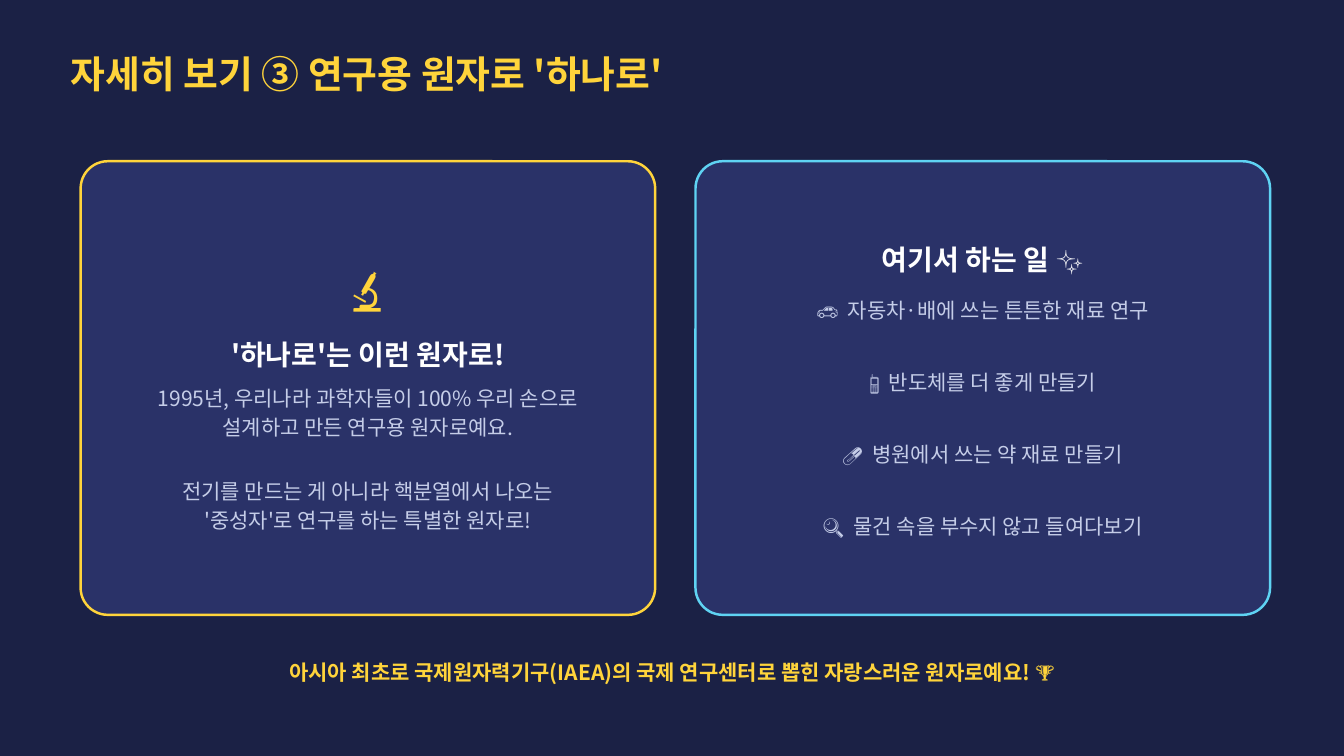
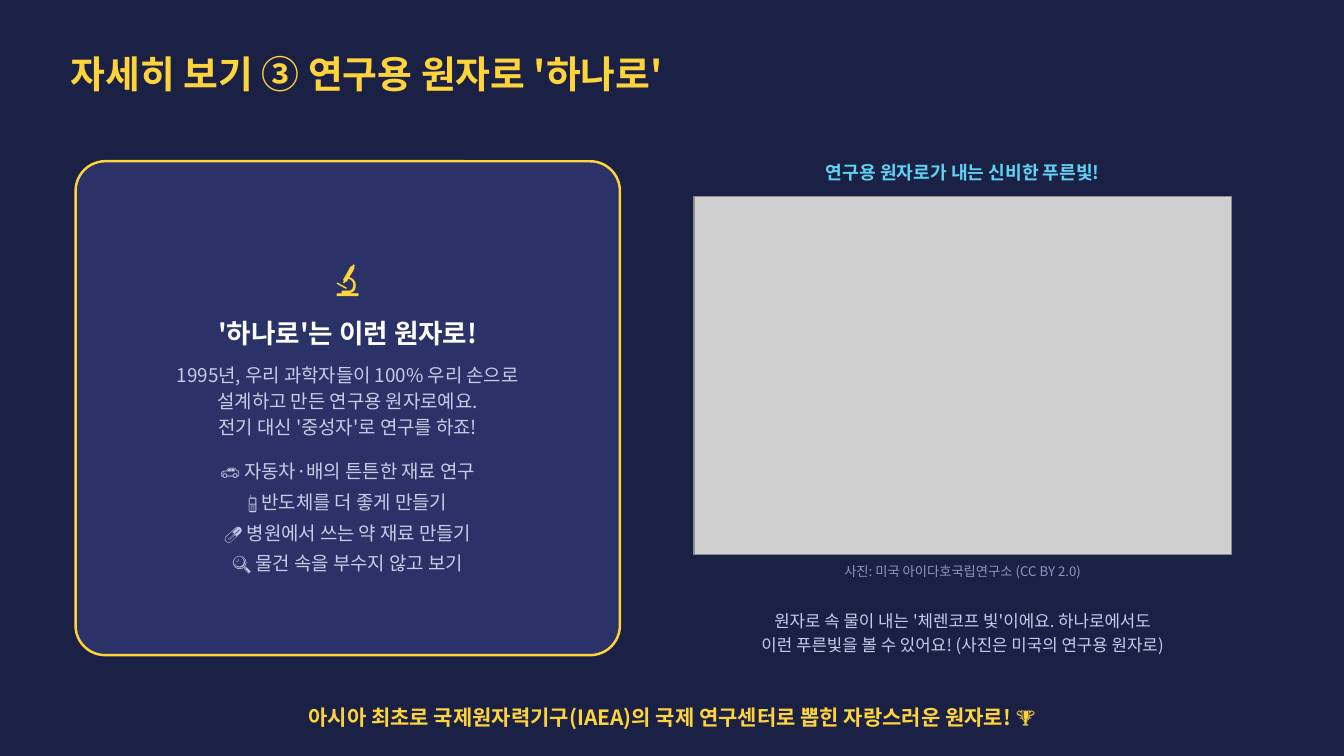
Before and after one commit to parksang-jun/ecture-materials, a slide deck: slide 9 of 강의자료/1일 어린이 연구원_초등 3-4학년용.pptx (slide 8 before the commit). Drawn at 1344x756 pixels with LibreOffice and Linux fonts; fonts in the diff are those of the drawing; grey boxes stand for pictures. Boxes give left, top, right and bottom in pixels: in the first picture for what was removed or moved away, otherwise in the second. Text is boxed around its words. In the diff, an @@ line names an element or a change of style, - is before the commit and + after.

```diff
--- a/강의자료/1일 어린이 연구원_초등 3-4학년용.pptx
+++ b/강의자료/1일 어린이 연구원_초등 3-4학년용.pptx
@@ rounded rectangle "🔬" resized from (x1=81, y1=161, x2=655, y2=615) to (x1=76, y1=161, x2=620, y2=655) @@
@@ rounded rectangle removed at (x1=696, y1=161, x2=1270, y2=615) @@
-여기서 하는 일 ✨
-🚗 자동차·배에 쓰는 튼튼한 재료 연구
-📱 반도체를 더 좋게 만들기
-💊 병원에서 쓰는 약 재료 만들기
-🔍 물건 속을 부수지 않고 들여다보기
@@ text added at (x1=826, y1=163, x2=1100, y2=181), 13 pt, text #5FD3F3, bold @@
+연구용 원자로가 내는 신비한 푸른빛!
@@ picture added at (x1=694, y1=197, x2=1231, y2=555) @@
@@ text in rounded rectangle at (x1=218, y1=320, x2=477, y2=346): size 40 to 32 pt in "🔬"; size 20 to 19 pt in "'하나로'는 이런 원자로!"; less space between paragraphs @@
@@ text in rounded rectangle at (x1=177, y1=366, x2=519, y2=572): text changed; size 15 to 13.5 pt @@
-1995년, 우리나라 과학자들이 100% 우리 손으로
-설계하고 만든 연구용 원자로예요.
-전기를 만드는 게 아니라 핵분열에서 나오는
-'중성자'로 연구를 하는 특별한 원자로!
+1995년, 우리 과학자들이 100% 우리 손으로
+설계하고 만든 연구용 원자로예요.
+전기 대신 '중성자'로 연구를 하죠!
+🚗 자동차·배의 튼튼한 재료 연구
+📱 반도체를 더 좋게 만들기
+💊 병원에서 쓰는 약 재료 만들기
+🔍 물건 속을 부수지 않고 보기
@@ text added at (x1=844, y1=565, x2=1081, y2=579), 9.5 pt, text #8D97C4 @@
+사진: 미국 아이다호국립연구소 (CC BY 2.0)
@@ text added at (x1=761, y1=613, x2=1164, y2=654), 12 pt, text #C5CDE8 @@
+원자로 속 물이 내는 '체렌코프 빛'이에요. 하나로에서도
+이런 푸른빛을 볼 수 있어요! (사진은 미국의 연구용 원자로)
@@ text at (x1=308, y1=707, x2=1011, y2=729): text changed @@
-아시아 최초로 국제원자력기구(IAEA)의 국제 연구센터로 뽑힌 자랑스러운 원자로예요! 🏆
+아시아 최초로 국제원자력기구(IAEA)의 국제 연구센터로 뽑힌 자랑스러운 원자로! 🏆
```
Also in this commit, not shown: 16 other slides changed, 2 slides added, 1 slide removed, 2 other files.
